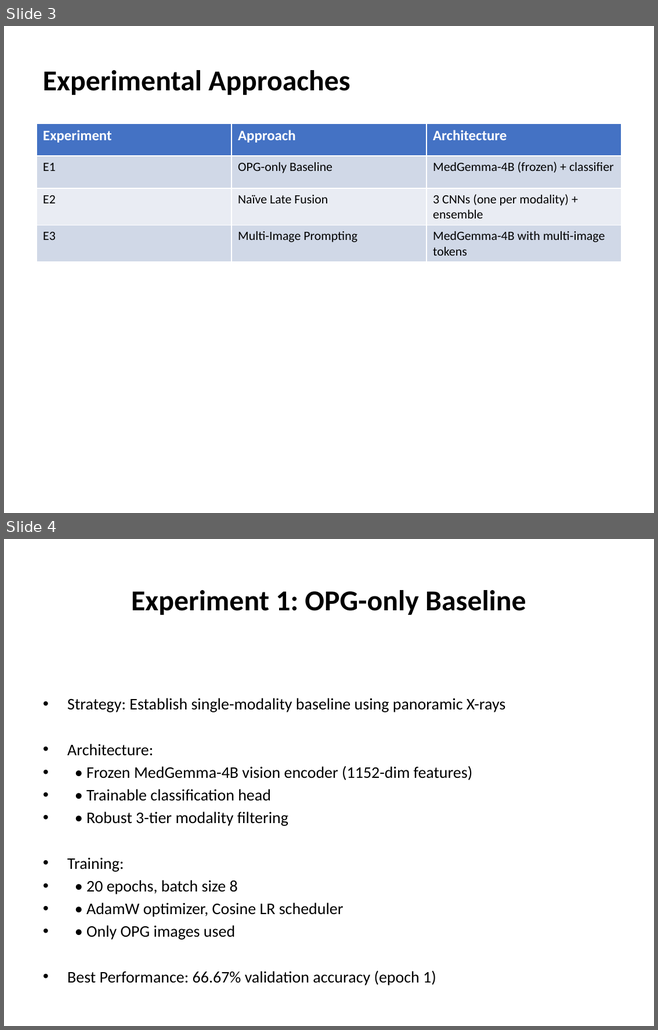
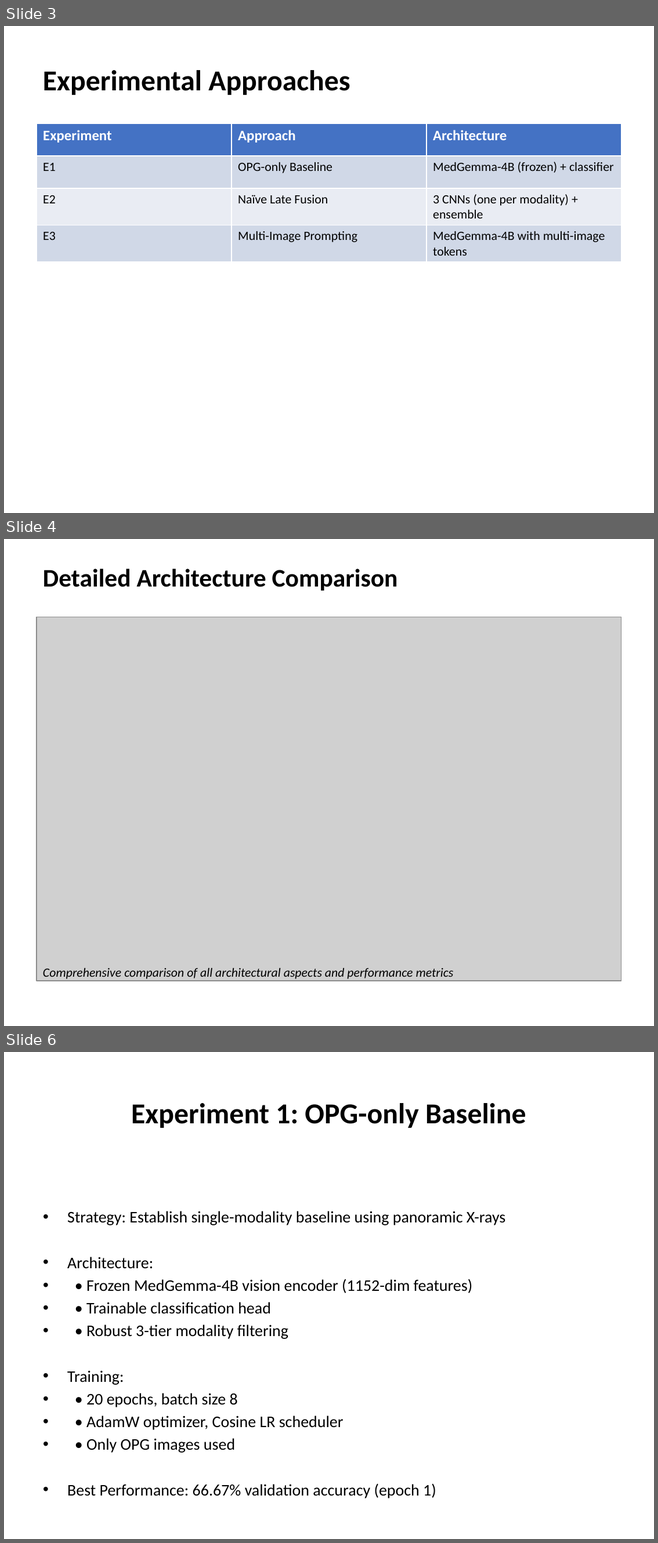
Before and after one commit to Prime9754/RA-Presentation, a slide deck: presentation.pptx. Shown one above the other, each under a label of ours: slides 3 and 4 before the commit, slides 3, 4 and 6 after it; the slides between them are not shown. The pictures are 658x1030 and 658x1543 pixels, drawn with LibreOffice and Linux fonts; fonts in the diff are those of the drawing; grey boxes stand for pictures. Boxes give left, top, right and bottom in pixels: in the first picture for what was removed or moved away, otherwise in the second. Text is boxed around its words. In the diff, an @@ line names an element or a change of style, - is before the commit and + after.

```diff
--- a/presentation.pptx
+++ b/presentation.pptx
@@ slide 4 added at [4,539,654,1026], background #FFFFFF @@
@@ text added at [43,569,398,591], 28 pt, text #000000, bold @@
+Detailed Architecture Comparison
@@ picture added at [36,617,621,981] @@
@@ text added at [43,968,453,981], 14 pt, text #000000, italic @@
+Comprehensive comparison of all architectural aspects and performance metrics
@@ what was slide 4 is now slide 6 @@
```
Also in this commit, not shown: 1 other slide added, 4 other files.
